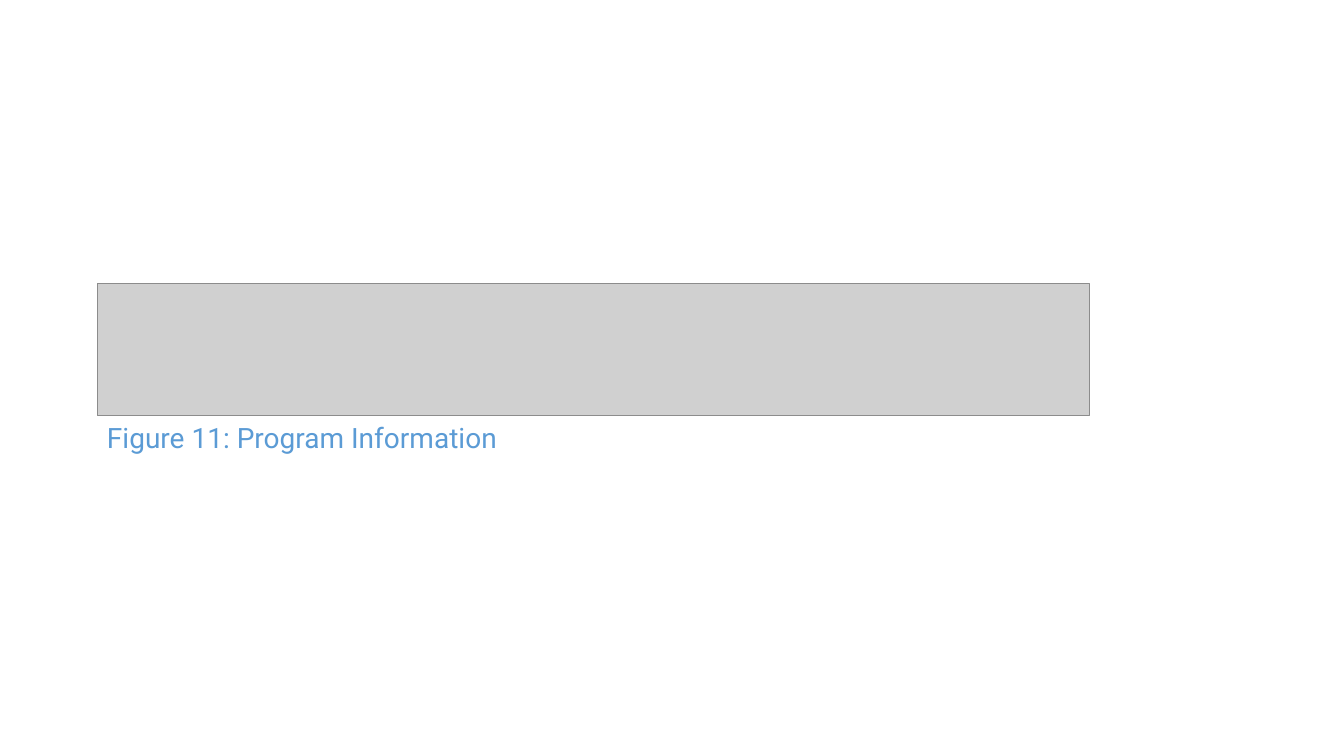
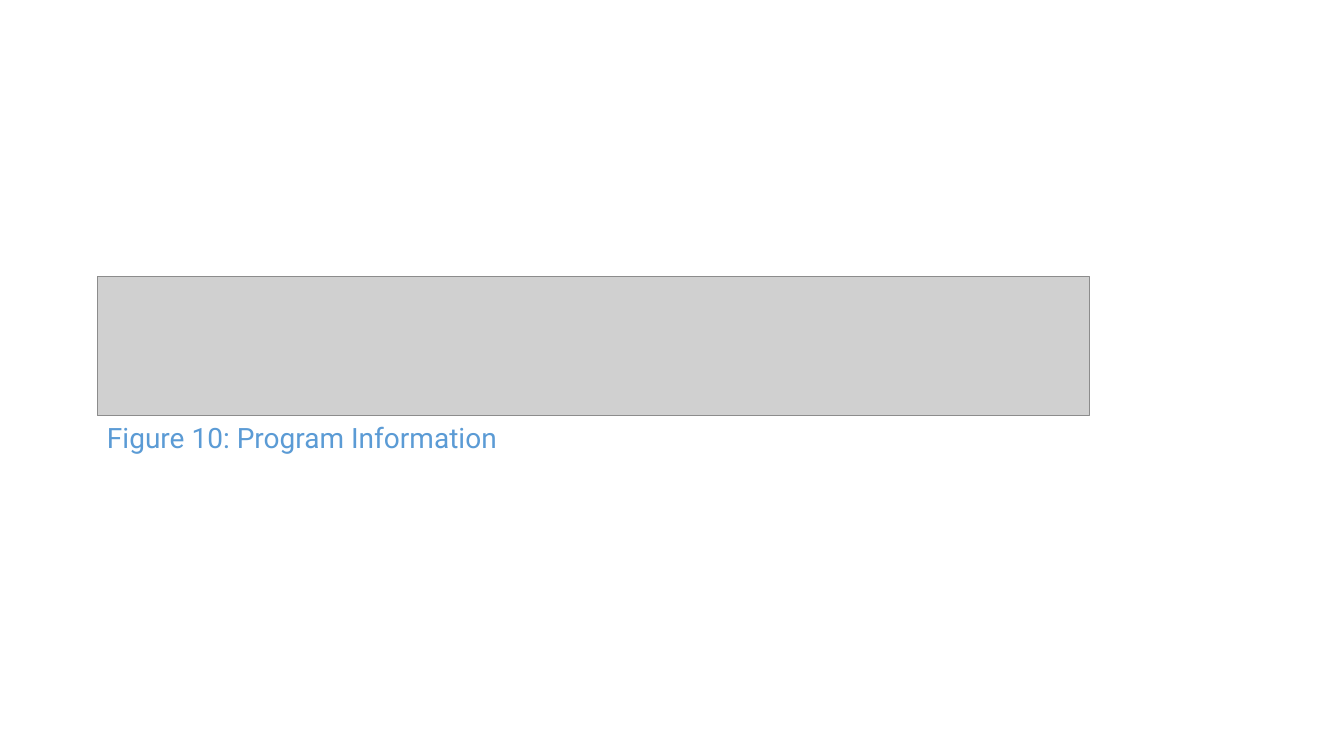
Before and after one commit to CS2103AUG2016-W11-C1/main, a slide deck: slide 10 of doc/UserGuide.pptx (slide 11 before the commit). Drawn at 1344x756 pixels with LibreOffice and Linux fonts; fonts in the diff are those of the drawing; grey boxes stand for pictures. Boxes give left, top, right and bottom in pixels: in the first picture for what was removed or moved away, otherwise in the second. Text is boxed around its words. In the diff, an @@ line names an element or a change of style, - is before the commit and + after.

```diff
--- a/doc/UserGuide.pptx
+++ b/doc/UserGuide.pptx
@@ picture: place and size @@
-picture at (97,284,1089,416)
+picture at (97,276,1089,415)
@@ text at (107,426,497,454): text changed @@
-Figure 11: Program Information
+Figure 10: Program Information
```
Also in this commit, not shown: 7 other slides changed, 1 slide removed, 15 other files.
